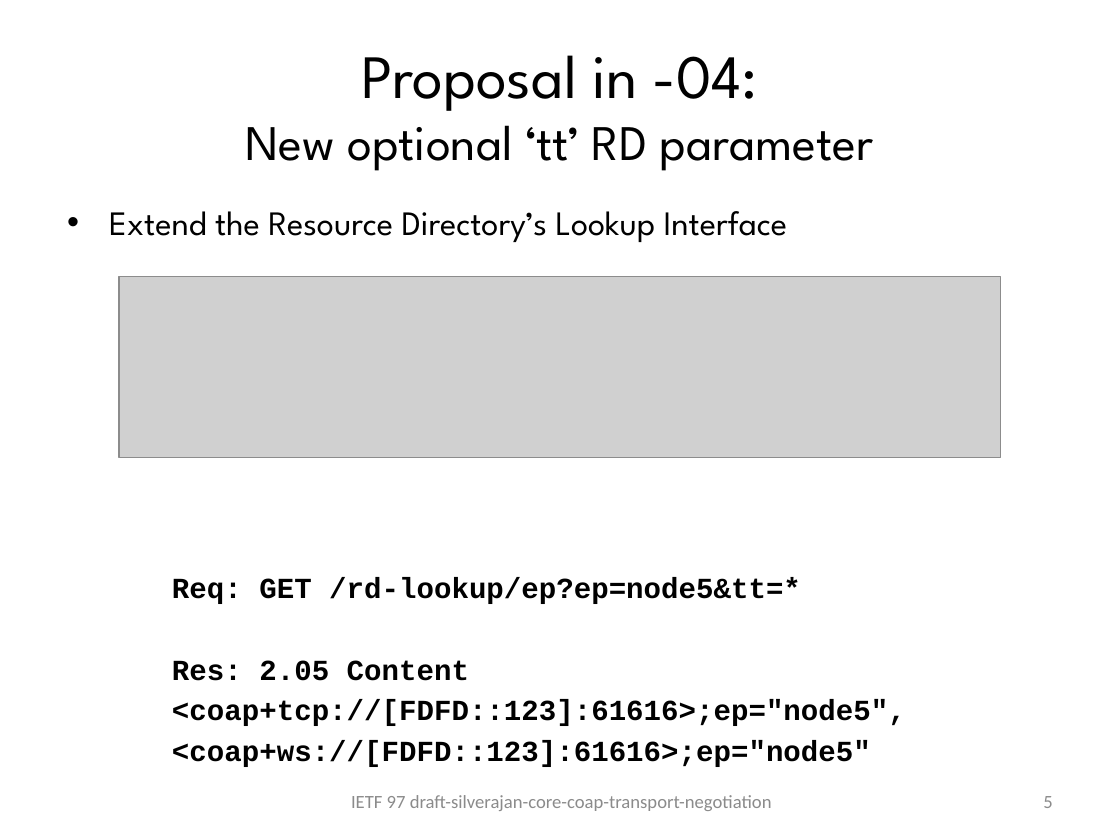
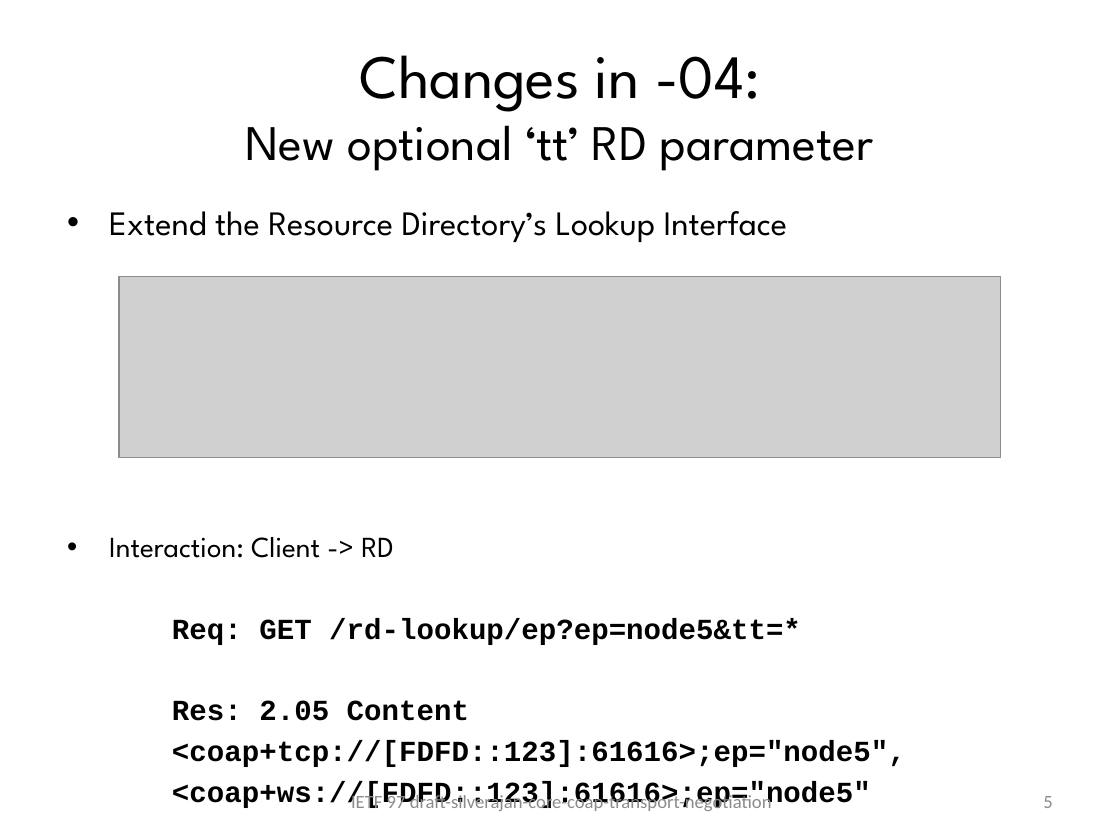
Before and after one commit to mcocak/core-coap-protocol-negotiation, a slide deck: slide 5 of IETF97_slides_protocol-negotiation.pptx. Drawn at 1120x840 pixels with LibreOffice and Linux fonts; fonts in the diff are those of the drawing; grey boxes stand for pictures. Boxes give left, top, right and bottom in pixels: in the first picture for what was removed or moved away, otherwise in the second. Text is boxed around its words. In the diff, an @@ line names an element or a change of style, - is before the commit and + after.

```diff
--- a/IETF97_slides_protocol-negotiation.pptx
+++ b/IETF97_slides_protocol-negotiation.pptx
@@ title at (245, 55, 874, 171): text changed @@
-Proposal in -04:
-New optional ‘tt’ RD parameter
+Changes in -04:
+New optional ‘tt’ RD parameter
@@ text at (109, 537, 393, 558): paragraph added @@
+• Interaction: Client -> RD
```
Also in this commit, not shown: 3 other slides changed.
